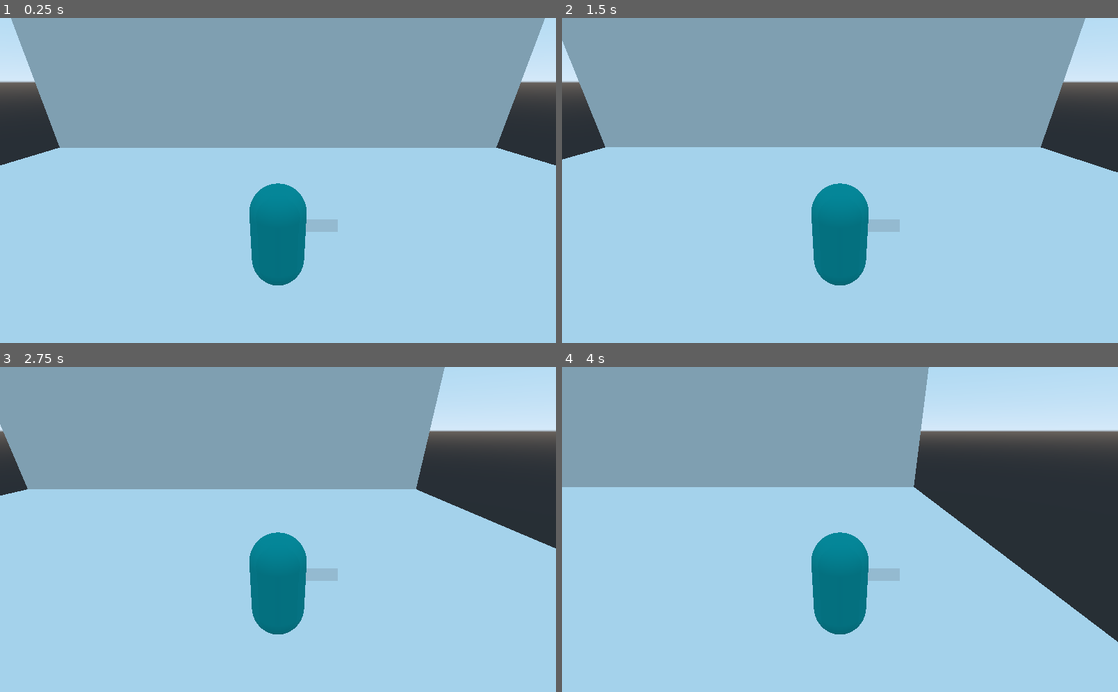
Above: before the commit, frames 1-4 (two rows, left to right).
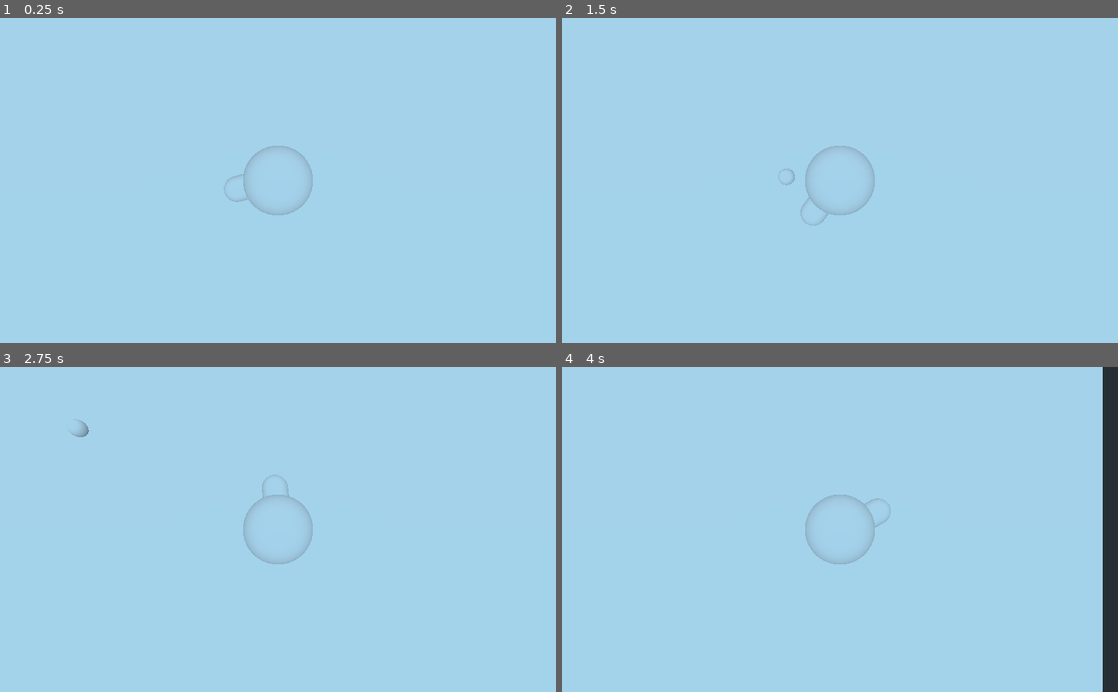
Above: after the commit, the same moments.

Repository: ash-v3/Cooler_Game
Game: Godot game, scene res://test_level.tscn
Two runs of this game, one before a commit and one after it. Both use one fixed random seed, a clock stepped at 60 frames per second and the inputs below.
Inputs (mouse positions are in pixels of both pictures, inside the frame that each line leads up to):
- Up to frame 1 (0.25 s): no input
- Up to frame 2 (1.5 s): tap Enter at 0.5 s; move the mouse to (962, 164) at 0.52 s; hold D (right) 0.53-1.28 s; move the mouse to (728, 196) at 1.27 s; hold S (down) from 1.28 s (still down)
- Up to frame 3 (2.75 s): move the mouse to (333, 458) at 2.02 s; release S (down) at 2.03 s; hold D (right) from 2.03 s (still down)
- Up to frame 4 (4 s): move the mouse to (812, 594) at 2.77 s; release D (right) at 2.78 s; hold W (up) 2.78-3.53 s; move the mouse to (1006, 578) at 3.52 s; hold A (left) from 3.53 s (still down)

The runs differ from the first frame. In frame 1, 43% of the frame differs, in the area x 0-100%, y 0-83%; in frame 2, 43%; in frame 3, 42%; in frame 4, 45%, in the area x 0-100%, y 0-100%.
Error before the commit: Invalid call. Nonexistent function 'magnitude' in base 'Vector3'. (res://player.gd:33)

Commit message:
Player Rotation Init

Diff:
--- a/player.gd
+++ b/player.gd
@@ -2,6 +2,10 @@
 
 var velocity : Vector3 = Vector3.ZERO
 var acceleration : float = 1.5
+
+# The direction the player is looking
+# maybe: Vector2.RIGHT.rotate(angle)
+onready var look_vector = Vector2(global_transform.basis.x.x, global_transform.basis.z.z)
 
 func _ready():
 	pass
@@ -29,8 +33,36 @@
 	# Mouse position
 	var mouse_position = get_viewport().get_mouse_position()
 
-	# Project 3d position
-	var distance_from_camera = $Camera.translation.magnitude()
-	$Camera.project_position(mouse_position, distance_from_camera)
+	# Extend a ray from the camera into infinity
+	var ray = $Camera.project_ray_normal(mouse_position)
 
-	# Rotate the player to match the position
+	# Player position
+	var player_y = global_transform.origin.y
+	var eyes_y = $Mesh/Nose.global_transform.origin.y
+
+	# A plane with a normal vector that faces straight up
+	# Second argument is distance from origin that plane is
+	# Plane is ground plane raised to player's position
+	var plane = Plane(Vector3(0, 1, 0), eyes_y)
+
+	# The point the ray and plane intersect
+	var intersection = plane.intersects_ray($Camera.global_transform.origin, ray)
+
+	# Sometimes intersection is null, don't know why
+	if intersection:
+		# Get the normalized vector from the intersection point to the player
+		var mouse_vector = (intersection - global_transform.origin).normalized()
+
+		# Convert vector into 2 dimensions for easier calculation
+		mouse_vector = Vector2(mouse_vector.x, mouse_vector.z)
+
+		print(look_vector)
+
+		# The angle from the direction of the player is looking to the mouse
+		var angle = look_vector.angle_to(mouse_vector)
+
+		# Rotate the mesh around the y axis to face the mouse
+		$Mesh.rotate(Vector3(0, 1, 0), -angle)
+
+		# Save the new look vector
+		look_vector = mouse_vector
--- a/player.tscn
+++ b/player.tscn
@@ -6,14 +6,11 @@
 radius = 0.25
 mid_height = 0.5
 
-[sub_resource type="SpatialMaterial" id=3]
-albedo_color = Color( 0, 0.976471, 1, 1 )
-metallic = 0.5
+[sub_resource type="CapsuleMesh" id=2]
+radius = 0.1
+mid_height = 0.1
 
-[sub_resource type="PrismMesh" id=4]
-size = Vector3( 0.1, 0.1, 0.309 )
-
-[sub_resource type="CapsuleShape" id=2]
+[sub_resource type="CapsuleShape" id=3]
 radius = 0.25
 height = 0.5
 
@@ -23,16 +20,16 @@
 [node name="Mesh" type="MeshInstance" parent="."]
 transform = Transform( 1, 0, 0, 0, -4.37114e-08, 1, 0, -1, -4.37114e-08, 0, 0, 0 )
 mesh = SubResource( 1 )
-material/0 = SubResource( 3 )
+material/0 = null
 
 [node name="Nose" type="MeshInstance" parent="Mesh"]
-transform = Transform( -4.37114e-08, 0, 1, 1, -4.37114e-08, 4.37114e-08, 4.37114e-08, 1, 1.91069e-15, 0.372485, -0.0167677, 0.136183 )
-mesh = SubResource( 4 )
+transform = Transform( -4.37114e-08, 0, 1, 1, -4.37114e-08, 4.37114e-08, 4.37114e-08, 1, 1.91069e-15, 0.269901, -0.0167677, 0.136183 )
+mesh = SubResource( 2 )
 material/0 = null
 
 [node name="CollisionShape" type="CollisionShape" parent="."]
 transform = Transform( 1, 0, 0, 0, -4.37114e-08, 1, 0, -1, -4.37114e-08, 0, 0, 0 )
-shape = SubResource( 2 )
+shape = SubResource( 3 )
 
 [node name="Camera" type="Camera" parent="."]
-transform = Transform( 1, 0, 0, 0, 0.920218, 0.391406, 0, -0.391406, 0.920218, 0, 1.30053, 1.76494 )
+transform = Transform( 1, 0, 0, 0, -4.37114e-08, 1, 0, -1, -4.37114e-08, 0, 1.92443, 0 )
--- a/test_level.tscn
+++ b/test_level.tscn
@@ -7,6 +7,10 @@
 
 [sub_resource type="BoxShape" id=2]
 extents = Vector3( 8.438, 0.085, 7.424 )
+
+[sub_resource type="SphereMesh" id=3]
+radius = 0.1
+height = 0.2
 
 [node name="TestLevel" type="Spatial"]
 
@@ -30,4 +34,9 @@
 shape = SubResource( 2 )
 
 [node name="Player" parent="." instance=ExtResource( 1 )]
-transform = Transform( 1, 0, 0, 0, 1, 0, 0, 0, 1, 0, 1.12508, 0 )
+transform = Transform( 1, 0, 0, 0, 1, 0, 0, 0, 1, -0.00725198, 1.12508, 0.0119019 )
+
+[node name="MeshInstance" type="MeshInstance" parent="."]
+transform = Transform( 1, 0, 0, 0, 1, 0, 0, 0, 1, 0, 0.225084, 0 )
+mesh = SubResource( 3 )
+material/0 = null
Not shown: 1 places in player.tscn that only renumber resources
Not shown: 1 places in test_level.tscn that only renumber resources
